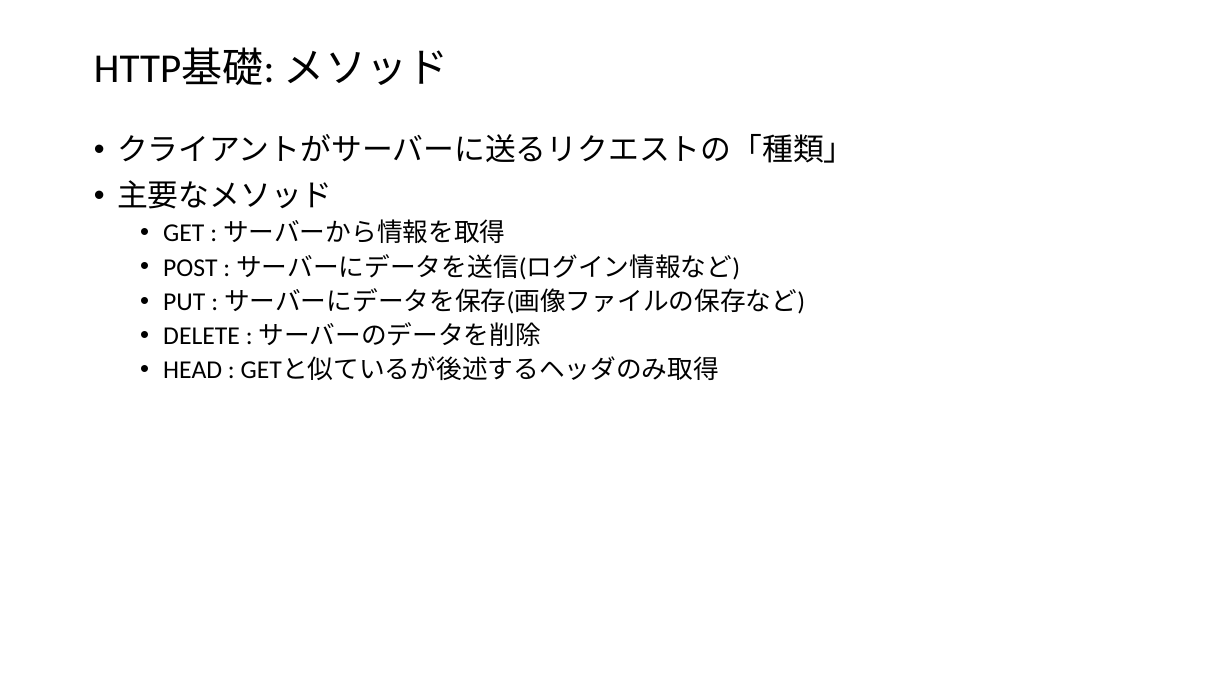
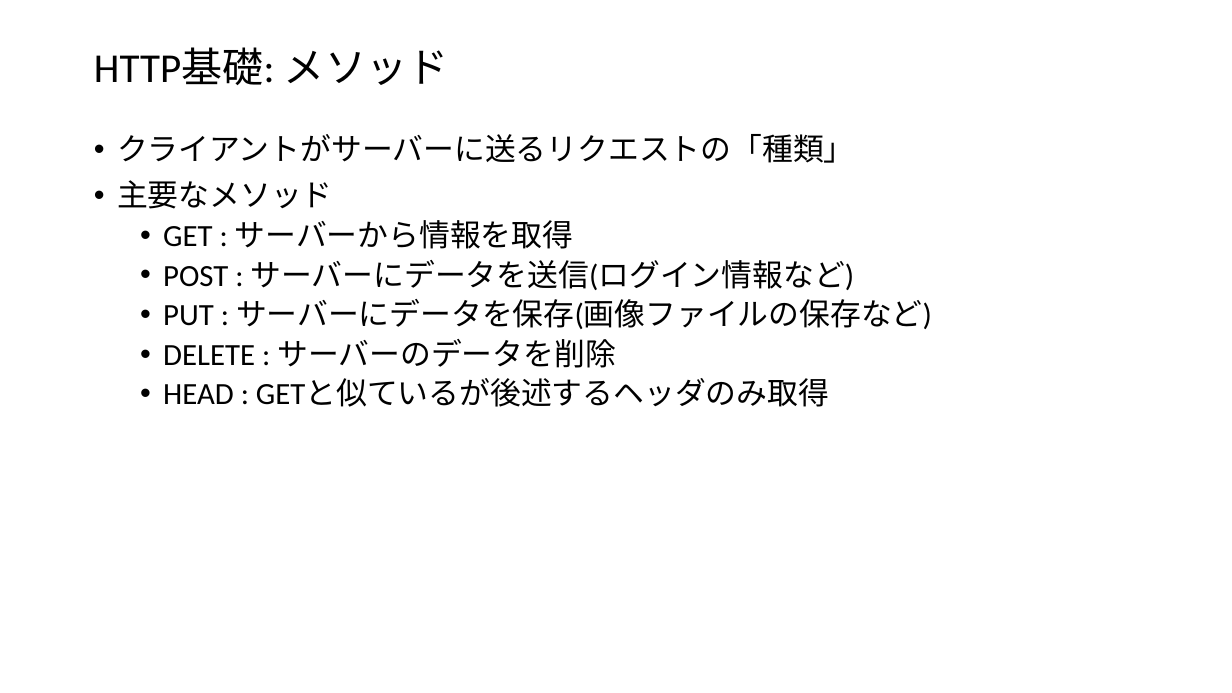
Before and after one commit to yuichi110/nutanix_restapi_bootcamp, a slide deck: slide 5 of lesson01.pptx. Drawn at 1232x693 pixels with LibreOffice and Linux fonts; fonts in the diff are those of the drawing. Boxes give left, top, right and bottom in pixels: in the first picture for what was removed or moved away, otherwise in the second. Text is boxed around its words. In the diff, an @@ line names an element or a change of style, - is before the commit and + after.

```diff
--- a/lesson01.pptx
+++ b/lesson01.pptx
@@ text at (163,220,932,407): size 20 to 24 pt in "GET : サーバーから情報を取得", "POST : サーバーにデータを送信(ログイン情報など)", "PUT : サーバーにデータを保存(画像ファイルの保存など)", "DELETE : サーバーのデータを削除" and 1 more places @@
```
Also in this commit, not shown: 13 other slides changed, 4 slides added, 7 other files.
